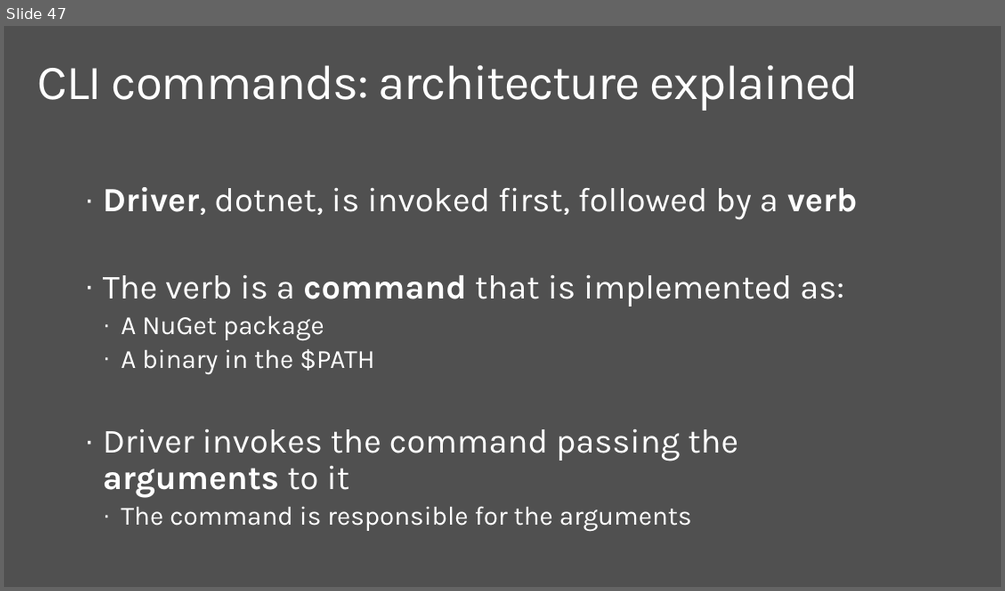
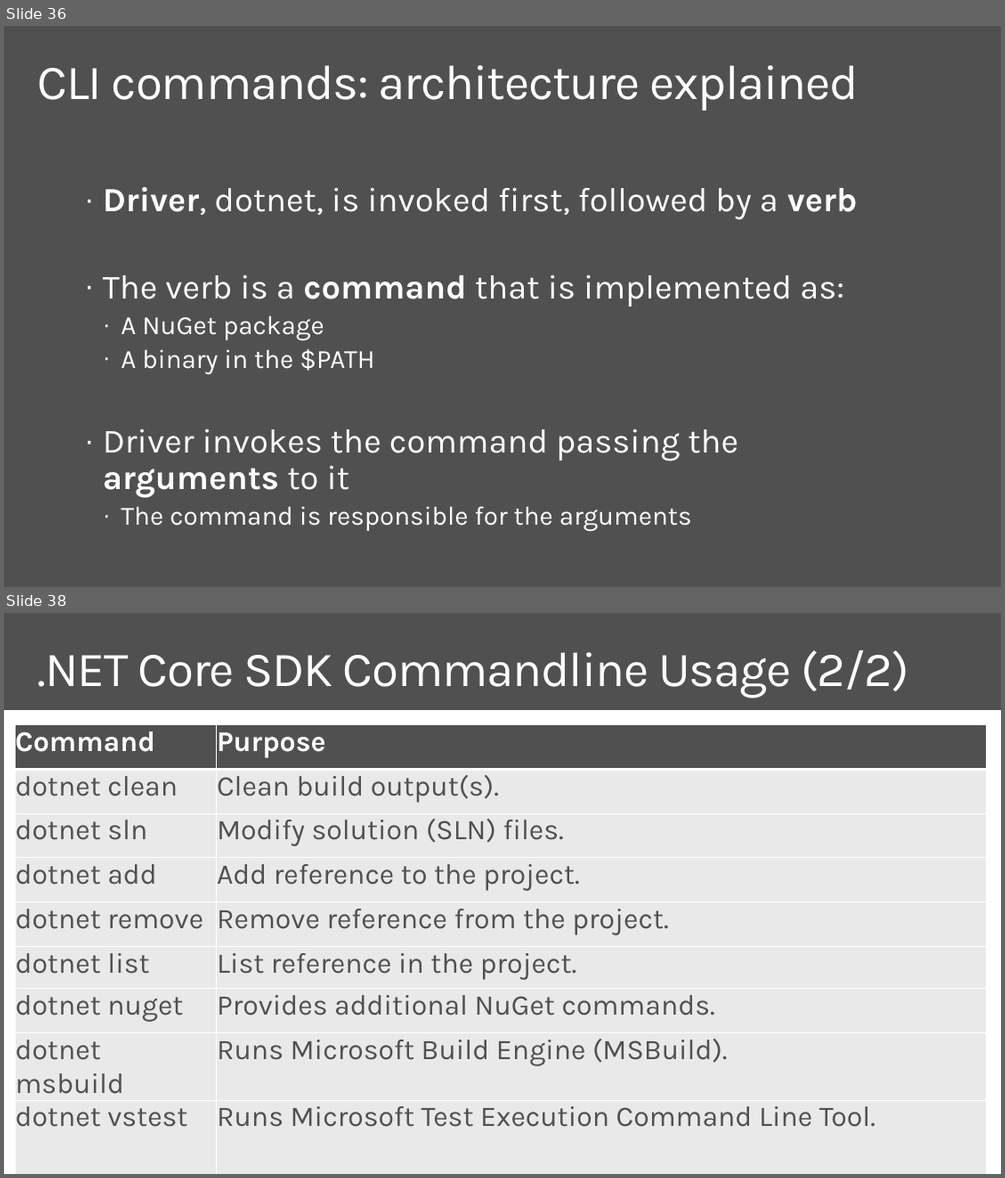
Before and after one commit to dotnet-presentations/dotnetcore-workshop, a slide deck: 1-Overview-Tools-Acquisition/netcore-workshop-overview-tools.pptx. Shown one above the other, each under a label of ours: slide 47 before the commit, slides 36 and 38 after it; the slides between them are not shown. The pictures are 1005x591 and 1005x1178 pixels, drawn with LibreOffice and Linux fonts; fonts in the diff are those of the drawing; background and template pictures are left out. Boxes give left, top, right and bottom in pixels: in the first picture for what was removed or moved away, otherwise in the second. Text is boxed around its words. In the diff, an @@ line names an element or a change of style, - is before the commit and + after.

```diff
--- a/1-Overview-Tools-Acquisition/netcore-workshop-overview-tools.pptx
+++ b/1-Overview-Tools-Acquisition/netcore-workshop-overview-tools.pptx
@@ slide 38 added at (x1=4, y1=613, x2=1001, y2=1174), background #505050 @@
@@ title added at (x1=38, y1=650, x2=909, y2=698), 48 pt, text #FFFFFF @@
+.NET Core SDK Commandline Usage (2/2)
@@ rectangle added at (x1=4, y1=711, x2=1001, y2=1174), fill #FFFFFF @@
@@ table added at (x1=15, y1=724, x2=987, y2=1160), 9 rows, 2 columns @@
+Command | Purpose
+dotnet clean | Clean build output(s).
+dotnet sln | Modify solution (SLN) files.
+dotnet add | Add reference to the project.
+dotnet remove | Remove reference from the project.
+dotnet list | List reference in the project.
+dotnet nuget | Provides additional NuGet commands.
+dotnet msbuild | Runs Microsoft Build Engine (MSBuild).
+dotnet vstest | Runs Microsoft Test Execution Command Line Tool.
@@ what was slide 47 is now slide 36 @@
```
Also in this commit, not shown: 20 slides changed, 2 other slides added, 5 slides removed.
